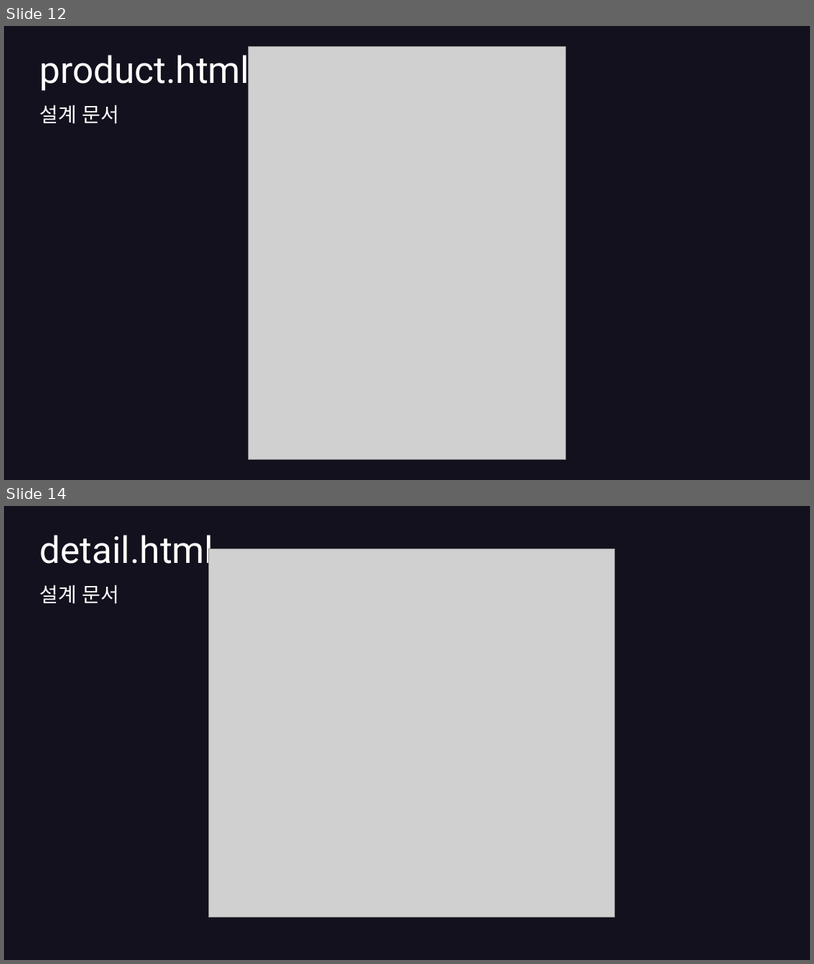
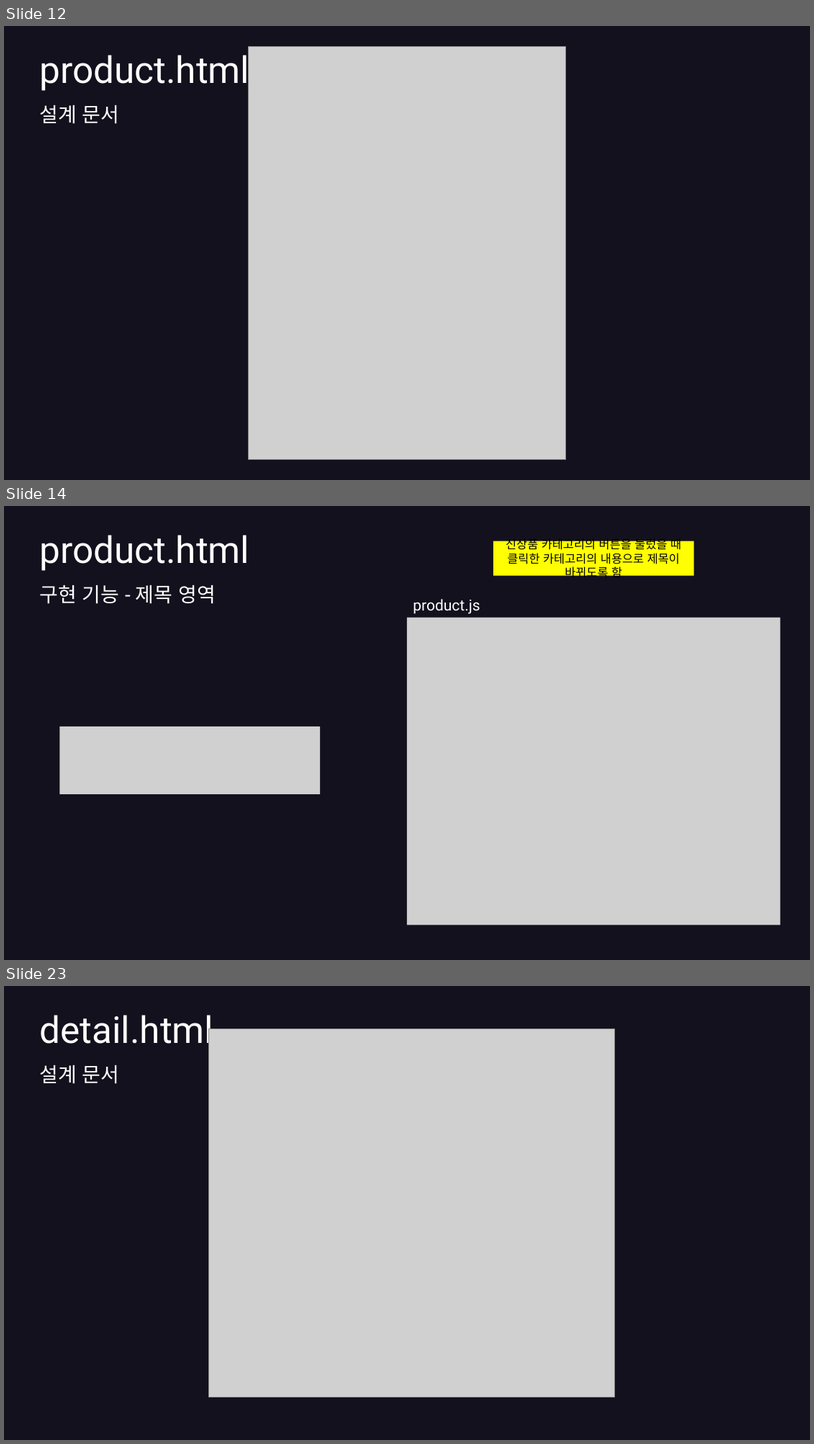
Before and after one commit to hyunkyumlee/FrontProject, a slide deck: 발표 자료/푸마_발표ppt.pptx. Shown one above the other, each under a label of ours: slides 12 and 14 before the commit, slides 12, 14 and 23 after it; the slides between them are not shown. The pictures are 814x964 and 814x1444 pixels, drawn with LibreOffice and Linux fonts; fonts in the diff are those of the drawing; grey boxes stand for pictures. Boxes give left, top, right and bottom in pixels: in the first picture for what was removed or moved away, otherwise in the second. Text is boxed around its words. In the diff, an @@ line names an element or a change of style, - is before the commit and + after.

```diff
--- a/발표 자료/푸마_발표ppt.pptx
+++ b/발표 자료/푸마_발표ppt.pptx
@@ slide 14 added at (x1=4, y1=506, x2=810, y2=960), background #13111D @@
@@ title added at (x1=40, y1=535, x2=250, y2=571), 44 pt, text #FFFFFF @@
+product.html
@@ rectangle added at (x1=494, y1=541, x2=695, y2=576), fill #FFFF00, 14 pt, text #000000 @@
+신상품 카테고리의 버튼을 눌렀을 때 클릭한 카테고리의 내용으로 제목이 바뀌도록 함
@@ text added at (x1=40, y1=585, x2=216, y2=604), 24 pt, text #FFFFFF @@
+구현 기능 - 제목 영역
@@ text added at (x1=413, y1=599, x2=480, y2=614), 18 pt, text #FFFFFF @@
+product.js
@@ picture added at (x1=407, y1=618, x2=782, y2=924) @@
@@ picture added at (x1=59, y1=726, x2=320, y2=794) @@
@@ what was slide 14 is now slide 23 @@
```
Also in this commit, not shown: 2 slides changed, 8 other slides added, 1 other file.
